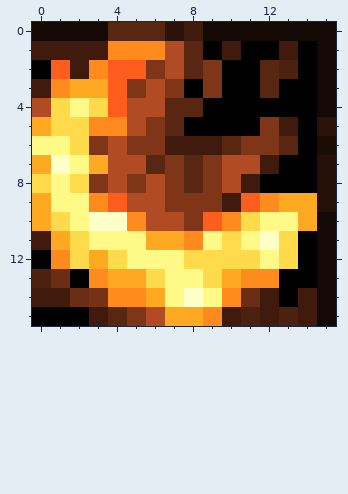
Pixel-art sprite: img/spells/flaming_strike.png. The first picture shows the starting point.
The file is 16x16 pixels. Colours within 5 levels of each other are drawn and written as one.
And afterwards:
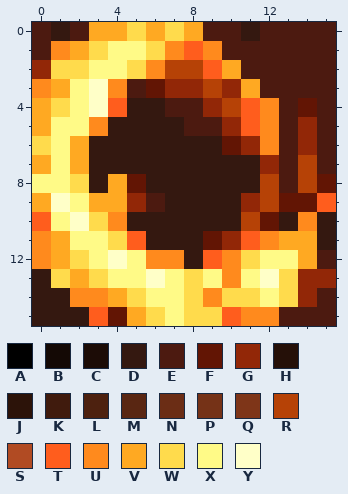
Palette (. is transparent): A #000000  B #140905  C #1c0c06  D #341810  E #4c1a10  F #621504  G #922707  H #251008  J #2c1309  K #401b0d  L #4d210f  M #592612  N #6b2d15  P #753217  Q #7e3518  R #b64206  S #b14b23  T #ff5d1d  U #ff8a1d  V #ffa922  W #ffdb4c  X #fffa87  Y #ffffc8
From old to new:
Changed rows in their new state; - is an unchanged pixel.
first column x 0:
 0 EDEVVWVWVEEDEEEE
 1 EUVWXXWUTUEEEEEE
 2 GWWXXWURRTVEEEEE
 3 UVXYUEFGGRGVEEEE
 4 V--Y-DDEEGRTUEFE
 5 -XX-DDDDEEGTUEGE
 6 W-VDDDDDDDFGUEGE
 7 -XVDDDDDDDDDGERE
 8 X--DVFDDDDDDRERF
 9 -Y-VVGEDDDDGRFFT
10 TXYWUDDDDDDRFDUD
11 U-X-WTDDDFGTUVVD
12 UV-XY-UUDTU--XVE
13 DWVWXXY-WXUXYWGG
14 DDUUVWX-WUWWXWGE
15 DDDTFVWXWWTUUEEE
Pixel boxes of the changes (left, top, right, bottom) in both pictures:
changed: (32, 22, 336, 326)
